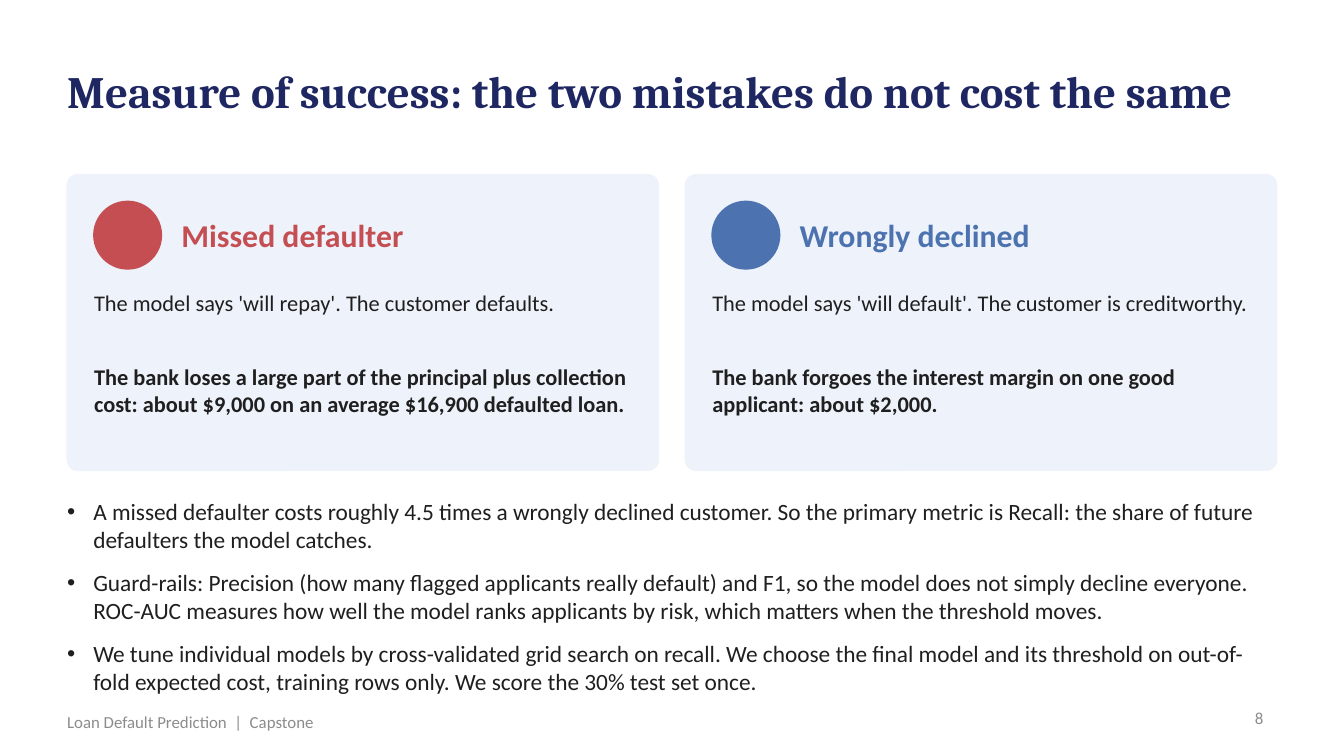
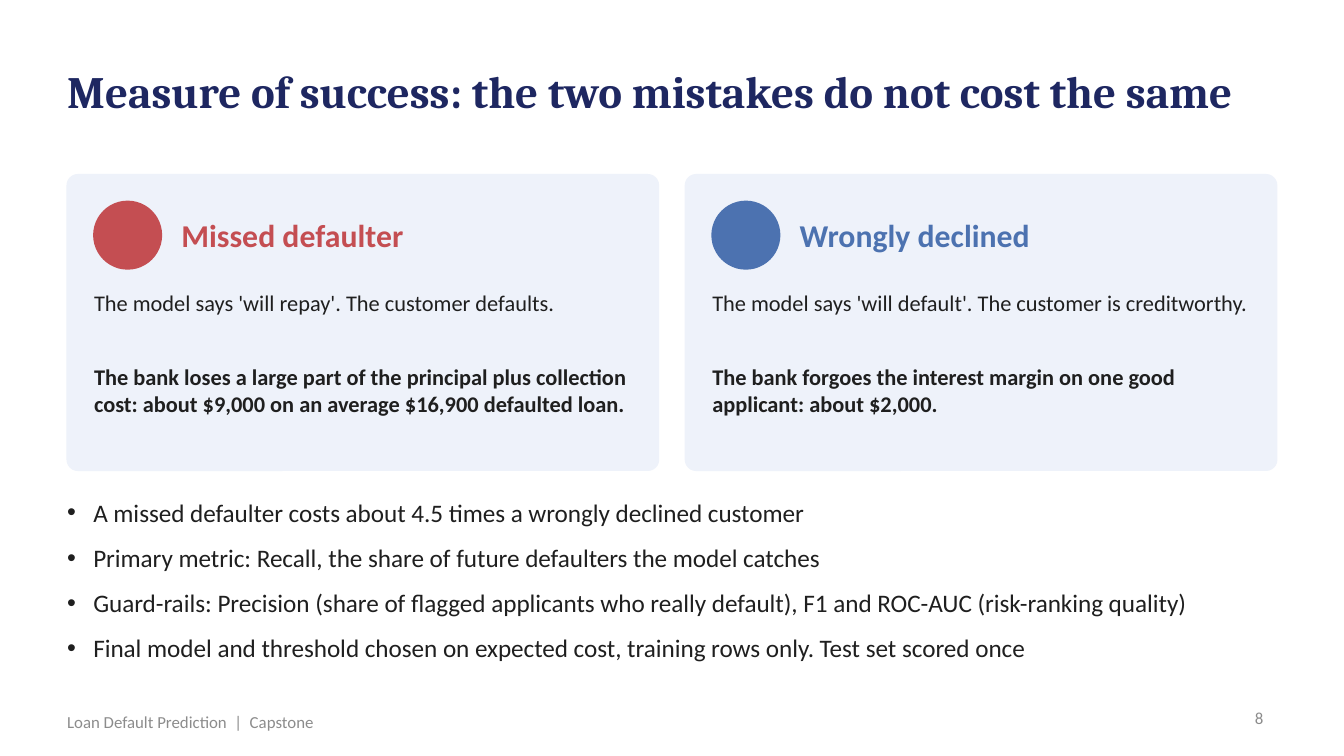
Before and after one commit to shubham1891/Personal-code, a slide deck: slide 8 of presentation/Loan_Default_Prediction_Presentation.pptx. Drawn at 1344x756 pixels with LibreOffice and Linux fonts; fonts in the diff are those of the drawing. Boxes give left, top, right and bottom in pixels: in the first picture for what was removed or moved away, otherwise in the second. Text is boxed around its words. In the diff, an @@ line names an element or a change of style, - is before the commit and + after.

```diff
--- a/presentation/Loan_Default_Prediction_Presentation.pptx
+++ b/presentation/Loan_Default_Prediction_Presentation.pptx
@@ text at bbox=[93, 504, 1186, 662]: text changed; size 12.5 to 13.5 pt @@
-• A missed defaulter costs roughly 4.5 times a wrongly declined customer. So the primary metric is Recall: the share of future defaulters the model catches.
-• Guard-rails: Precision (how many flagged applicants really default) and F1, so the model does not simply decline everyone. ROC-AUC measures how well the model ranks applicants by risk, which matters when the threshold moves.
-• We tune individual models by cross-validated grid search on recall. We choose the final model and its threshold on out-of-fold expected cost, training rows only. We score the 30% test set once.
+• A missed defaulter costs about 4.5 times a wrongly declined customer
+• Primary metric: Recall, the share of future defaulters the model catches
+• Guard-rails: Precision (share of flagged applicants who really default), F1 and ROC-AUC (risk-ranking quality)
+• Final model and threshold chosen on expected cost, training rows only. Test set scored once
```
Also in this commit, not shown: 14 other slides changed, 2 other files.
